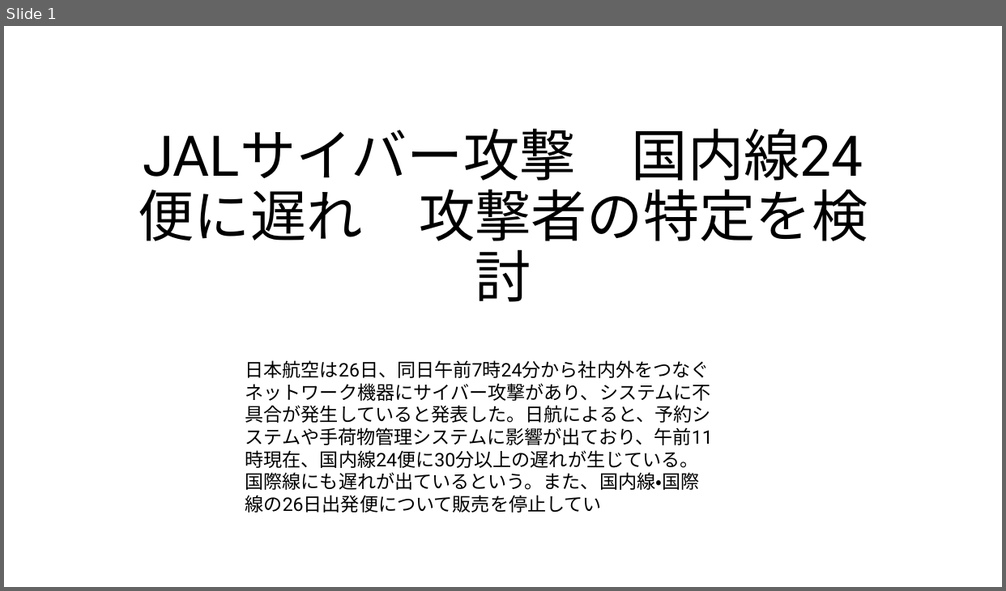
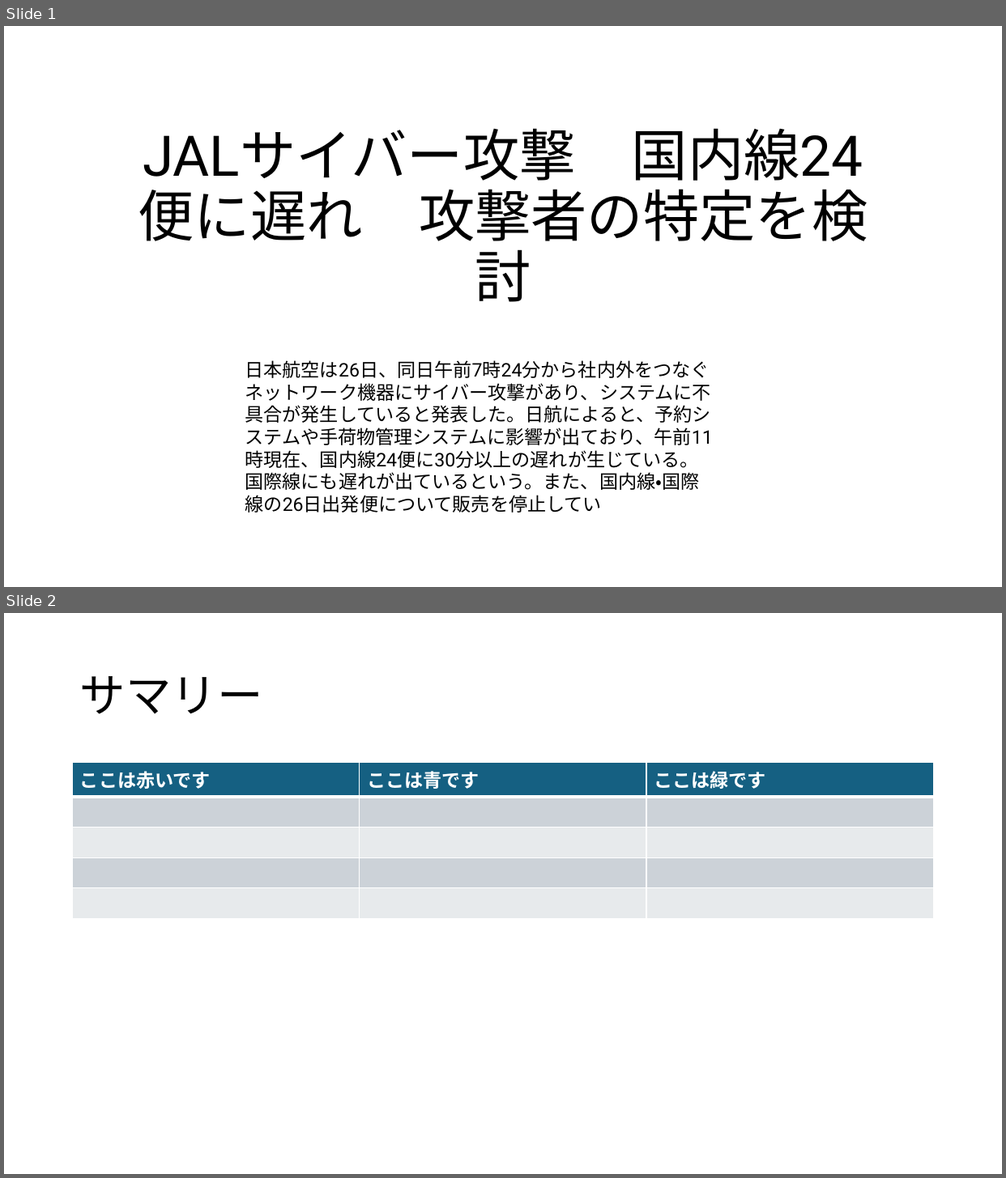
Before and after one commit to hellonico/ocean-waves, a slide deck: samples/Presentation1.pptx. Shown one above the other, each under a label of ours: slide 1 before the commit, slides 1 and 2 after it. The pictures are 1006x591 and 1006x1178 pixels, drawn with LibreOffice and Linux fonts; fonts in the diff are those of the drawing. Boxes give left, top, right and bottom in pixels: in the first picture for what was removed or moved away, otherwise in the second. Text is boxed around its words. In the diff, an @@ line names an element or a change of style, - is before the commit and + after.

```diff
--- a/samples/Presentation1.pptx
+++ b/samples/Presentation1.pptx
@@ slide 2 added at (4,613,1002,1174), background #FFFFFF @@
@@ title added at (80,676,263,714), 44 pt, text #000000 @@
+サマリー
@@ table added at (73,763,933,914), 5 rows, 3 columns @@
+ここは赤いです | ここは青です | ここは緑です
+ |  | 
+ |  | 
+ |  | 
+ |  | 
```
Also in this commit, not shown: 4 other files.
